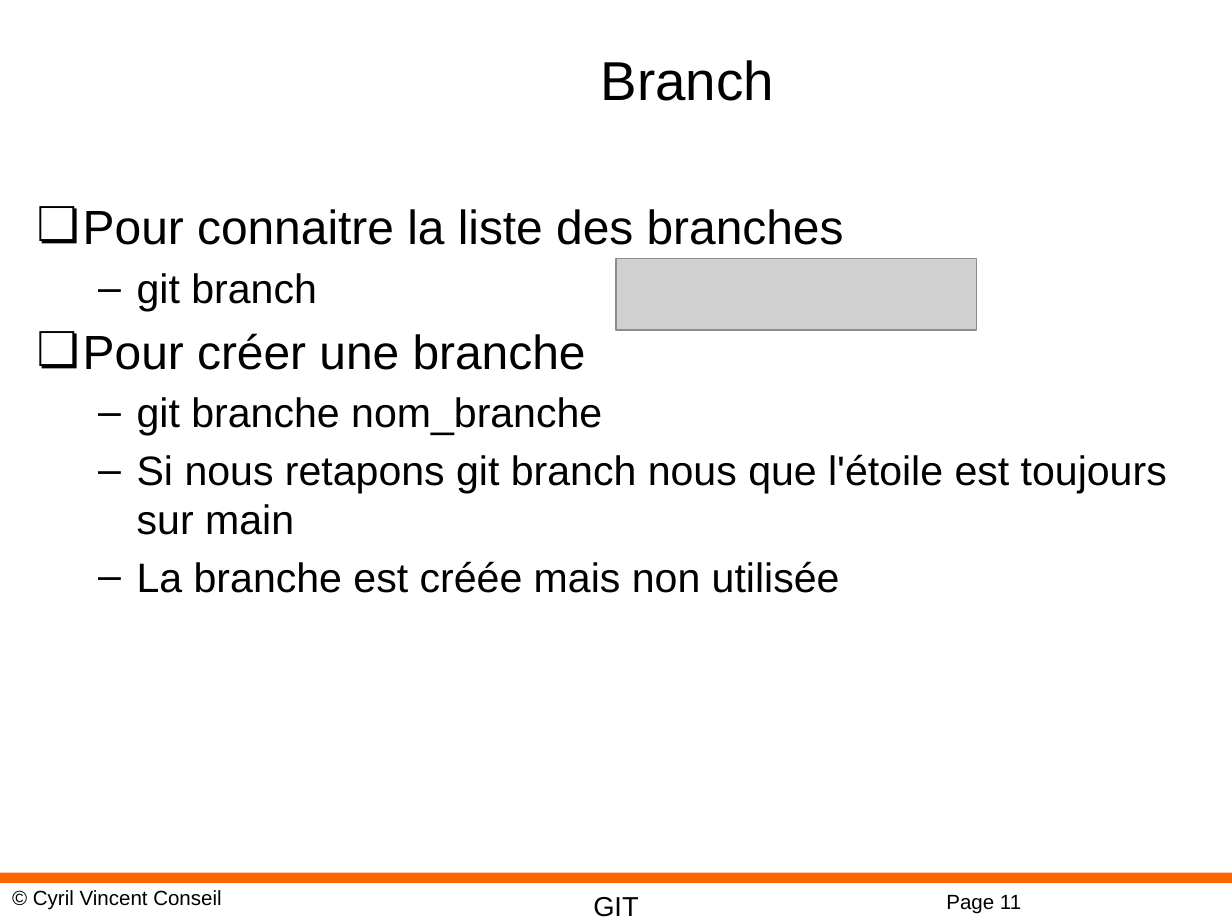
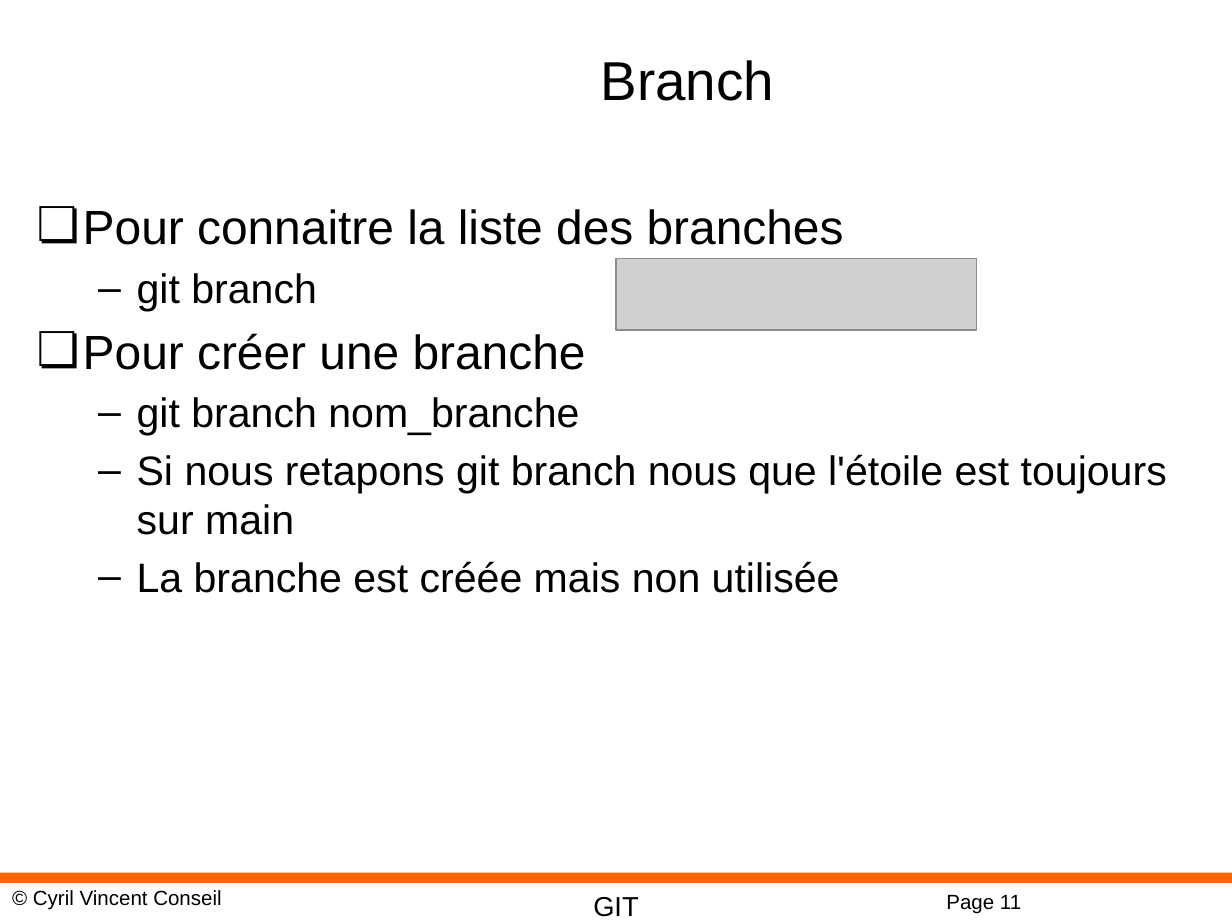
Before and after one commit to cyrilvincent/cicd, a slide deck: slide 11 of ppt/CICD07-Branches.pptx. Drawn at 1232x924 pixels with LibreOffice and Linux fonts; fonts in the diff are those of the drawing; grey boxes stand for pictures; background and template pictures are left out. Boxes give left, top, right and bottom in pixels: in the first picture for what was removed or moved away, otherwise in the second. Text is boxed around its words. In the diff, an @@ line names an element or a change of style, - is before the commit and + after.

```diff
--- a/ppt/CICD07-Branches.pptx
+++ b/ppt/CICD07-Branches.pptx
@@ text at <box>137,397,579,436</box>: text changed @@
-  – git branche nom_branche
+  – git branch nom_branche
```
Also in this commit, not shown: 5 other files.
